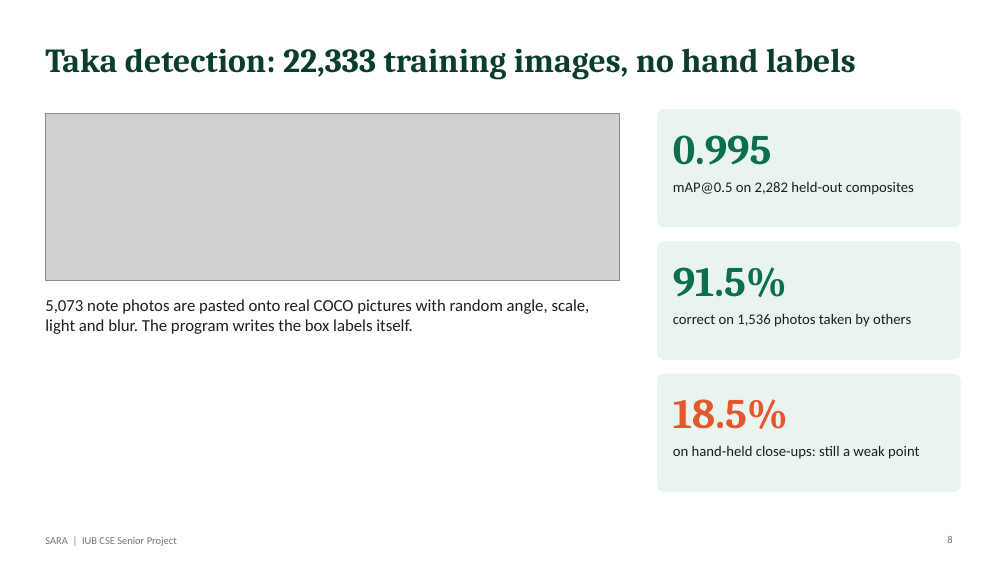
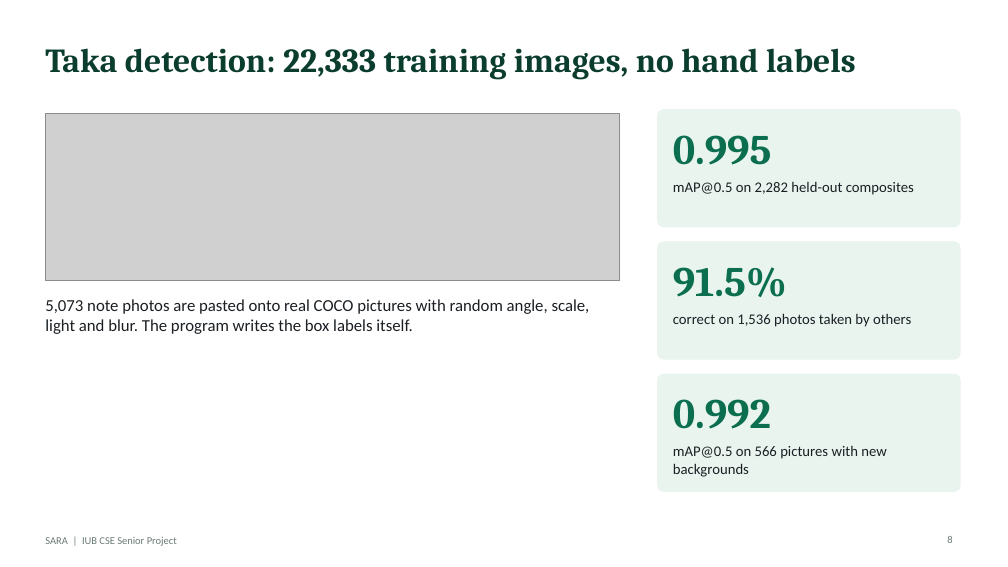
Before and after one commit to aflam330/Senior_project_wearable_glass_for_blind_people_using_ocr_and_ylo, a slide deck: slide 8 of Thesis Report and paper/thesis report/slides/SARA_Presentation.pptx. Drawn at 1008x567 pixels with LibreOffice and Linux fonts; fonts in the diff are those of the drawing; grey boxes stand for pictures. Boxes give left, top, right and bottom in pixels: in the first picture for what was removed or moved away, otherwise in the second. Text is boxed around its words. In the diff, an @@ line names an element or a change of style, - is before the commit and + after.

```diff
--- a/Thesis Report and paper/thesis report/slides/SARA_Presentation.pptx
+++ b/Thesis Report and paper/thesis report/slides/SARA_Presentation.pptx
@@ text at bbox=[673, 399, 771, 429]: text changed; text colour #E4572E to #0B6E4F @@
-18.5%
+0.992
@@ text at bbox=[673, 446, 886, 477]: text changed @@
-on hand-held close-ups: still a weak point
+mAP@0.5 on 566 pictures with new backgrounds
```
Also in this commit, not shown: 5 other slides changed, 1 slide added, 1 slide removed, 12 other files.
